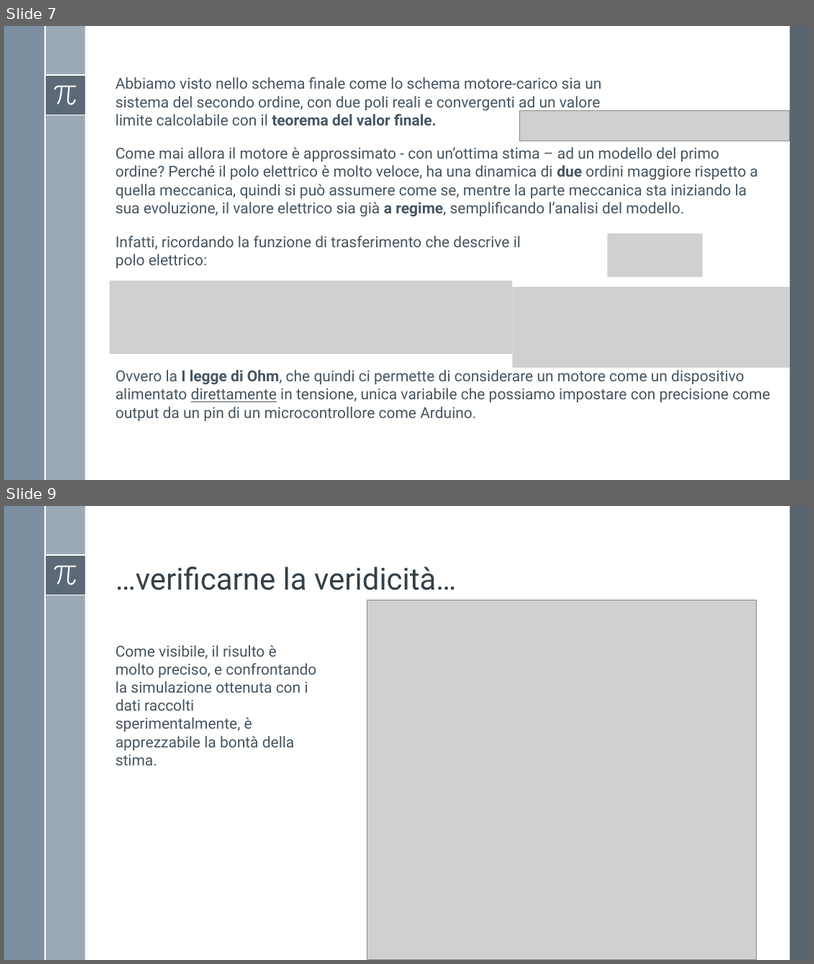
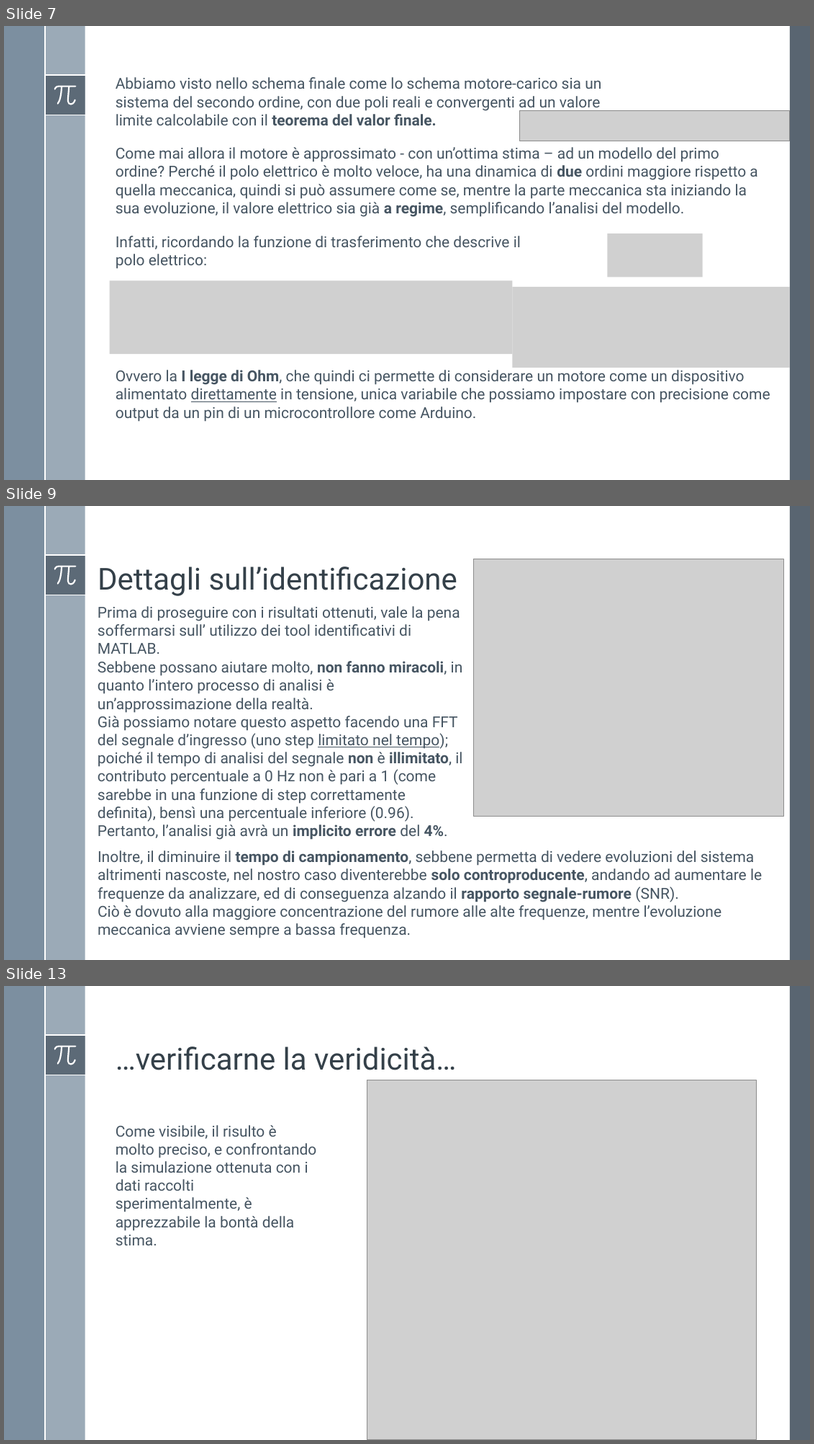
Before and after one commit to Alfystar/mv-Project, a slide deck: 00_Relazione/2-Modello e identificazione di un motore DC/Modello e identificazione di un motore DC.pptx. Shown one above the other, each under a label of ours: slides 7 and 9 before the commit, slides 7, 9 and 13 after it; the slides between them are not shown. The pictures are 814x964 and 814x1444 pixels, drawn with LibreOffice and Linux fonts; fonts in the diff are those of the drawing; grey boxes stand for pictures. Boxes give left, top, right and bottom in pixels: in the first picture for what was removed or moved away, otherwise in the second. Text is boxed around its words. In the diff, an @@ line names an element or a change of style, - is before the commit and + after.

```diff
--- a/00_Relazione/2-Modello e identificazione di un motore DC/Modello e identificazione di un motore DC.pptx
+++ b/00_Relazione/2-Modello e identificazione di un motore DC/Modello e identificazione di un motore DC.pptx
@@ slide 9 added at (4,506,810,960), background #FFFFFF; not listed: 8 template elements that a slide beside it also shows @@
@@ title added at (98,566,458,596), 36 pt, text #35404A @@
+Dettagli sull’identificazione
@@ picture added at (474,559,784,816) @@
@@ text added at (98,606,460,654), 18 pt, text #465562 @@
+Prima di proseguire con i risultati ottenuti, vale la pena soffermarsi sull’ utilizzo dei tool identificativi di MATLAB.
@@ text added at (98,661,463,839), 18 pt, text #465562 @@
+Sebbene possano aiutare molto, non fanno miracoli, in quanto l’intero processo di analisi è un’approssimazione della realtà.
+Già possiamo notare questo aspetto facendo una FFT del segnale d’ingresso (uno step limitato nel tempo); poiché il tempo di analisi del segnale non è illimitato, il contributo percentuale a 0 Hz non è pari a 1 (come sarebbe in una funzione di step correttamente definita), bensì una percentuale inferiore (0.96).
+Pertanto, l’analisi già avrà un implicito errore del 4%.
@@ text added at (98,850,762,938), 18 pt, text #465562 @@
+Inoltre, il diminuire il tempo di campionamento, sebbene permetta di vedere evoluzioni del sistema altrimenti nascoste, nel nostro caso diventerebbe solo controproducente, andando ad aumentare le frequenze da analizzare, ed di conseguenza alzando il rapporto segnale-rumore (SNR).
+Ciò è dovuto alla maggiore concentrazione del rumore alle alte frequenze, mentre l’evoluzione meccanica avviene sempre a bassa frequenza.
@@ what was slide 9 is now slide 13 @@
```
Also in this commit, not shown: 1 slide changed, 8 other slides added, 12 other files.
